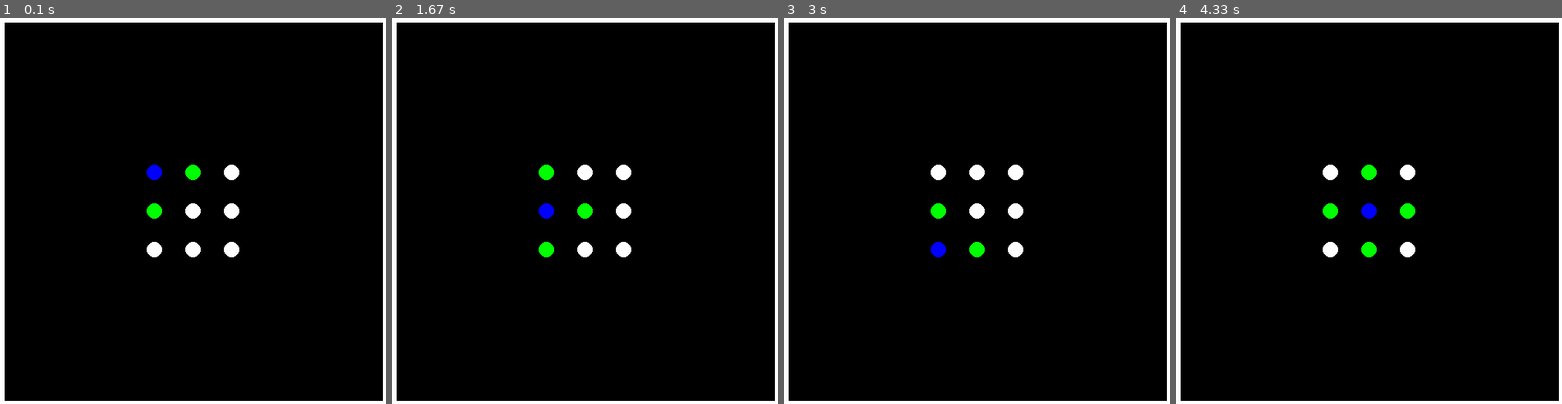
Above: before the commit, frames 1-4 (left to right).
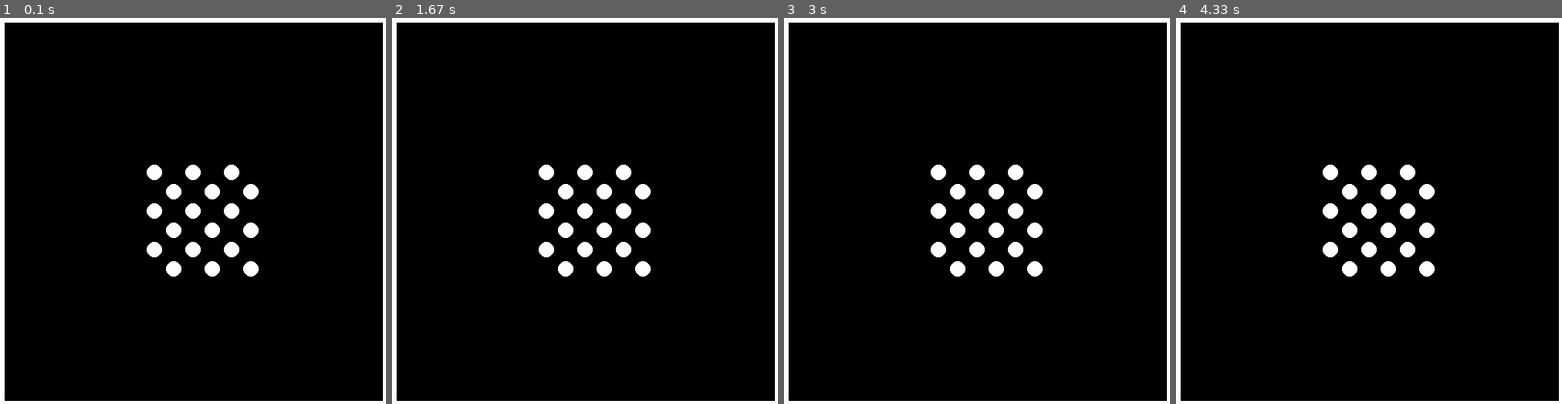
Above: after the commit, the same moments.

Repository: parasladwa/physics_sim
Game: pygame game, started from jelly.py
Two runs of this game, one before a commit and one after it. Both use one fixed random seed, a clock stepped at 60 frames per second and the inputs below.
Inputs:
- Up to frame 1 (0.1 s): no input
- Up to frame 2 (1.67 s): no input
- Up to frame 3 (3 s): no input
- Up to frame 4 (4.33 s): no input

The runs differ from the first frame. In frame 1, 1.5% of the frame differs, in the area x 38-67%, y 38-67%; in frame 2, 1.6%; in frame 3, 1.5%; in frame 4, 1.7%.

Commit message:
Update jelly.py

Diff:
--- a/jelly.py
+++ b/jelly.py
@@ -14,11 +14,9 @@
 
 
 wall_thickness =10
-gravity = 0.5
-bounce_stop = 1
+g = 50
+spring_constant = 1
 
-#track position of mouse to get movement vector
-mouse_trajectory = []
 
 
 
@@ -50,20 +48,29 @@
         pygame.draw.circle(screen, self.color, self.posn, self.radius)
 
 
-    def position_update(self, force, dt):
-        self.posn = self.posn + self.vel + force * (dt**2) / (2 * self.mass)
+    def force(self, nodes):
+        force = [0, 0]
+
+        force[1] += self.mass * g
+
+        return force
+        # for id in self.nn:
+        #     other = nodes[id]
+        #     force += spring_constant * (other.posn - self.posn)
+
+    def update_position(self, force, dt=1):
+        self.posn = self.posn + self.vel * dt + force * (dt**2) / (2*self.mass)
         return self.posn
 
-    def velocity_update(self, f1, f2, dt):
+    def update_velocity(self, f1, f2, dt=1):
         self.vel = self.vel + (f1 + f2) * dt / (2*self.mass)
+        return self.vel
 
-    def forces(self, other):
-        f = [ 0, self.mass * gravity ]
-        return f
 
-    def acceleration(self, force):
-        acc = force / self.mass
-        return acc
+
+
+
+
 
 
 
@@ -106,18 +113,19 @@
 nodes = make_grid()
 
 run = True
+forces = np.array([[0, 0]]*len(nodes))
+
+
 while run:
 
     timer.tick(fps)
     screen.fill('black')
     mouse_coords = pygame.mouse.get_pos()
-    mouse_trajectory.append(mouse_coords)
+
 
 
 
     walls = draw_walls()
-
-
 
 
     nodes = make_grid()
@@ -129,17 +137,38 @@
 
 
 
-    for i, node in enumerate(nodes):
-        node.color = 'blue'
-        for i2, node2 in enumerate(nodes):
-            if node2.id in node.nn:
-                node2.color = 'green'
-                draw_all(nodes)
-        pygame.display.flip()
-        time.sleep(1)
+    """WORKS"""
+    # for i, node in enumerate(nodes):
+    #     node.color = 'blue'
+    #     for i2, node2 in enumerate(nodes):
+    #         if node2.id in node.nn:
+    #             node2.color = 'green'
+    #             draw_all(nodes)
+    #     pygame.display.flip()
+    #     time.sleep(1)
+    #     reset(nodes)
+    def new_forces(nodes):
+        forces = [[0, 0]]*len(nodes)
+        for i, node in enumerate(nodes):
+            forces[node.id] = node.mass*g
+        return forces
+
+    forces = new_forces(nodes)
 
 
-        reset(nodes)
+    for node in nodes:
+        node.posn = node.update_position(forces[node.id])
+
+    draw_all(nodes)
+    pygame.display.flip()
+
+    old = forces
+    forces_new = new_forces(nodes)
+
+    for node in nodes:
+        node.vel = node.update_velocity(forces[node.id], old[node.id])
+
+    print(nodes[0].posn)
 
 
 
@@ -150,6 +179,7 @@
 
 
 
+
     pygame.display.flip()
 
 pygame.quit()
